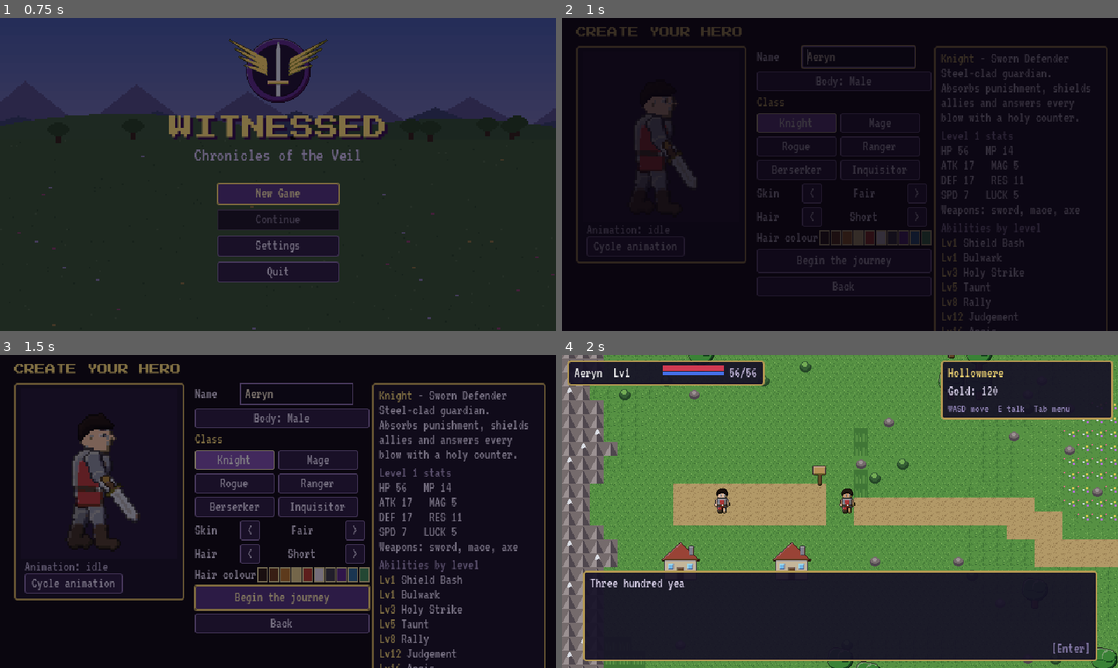
Above: before the commit, frames 1-4 (two rows, left to right).
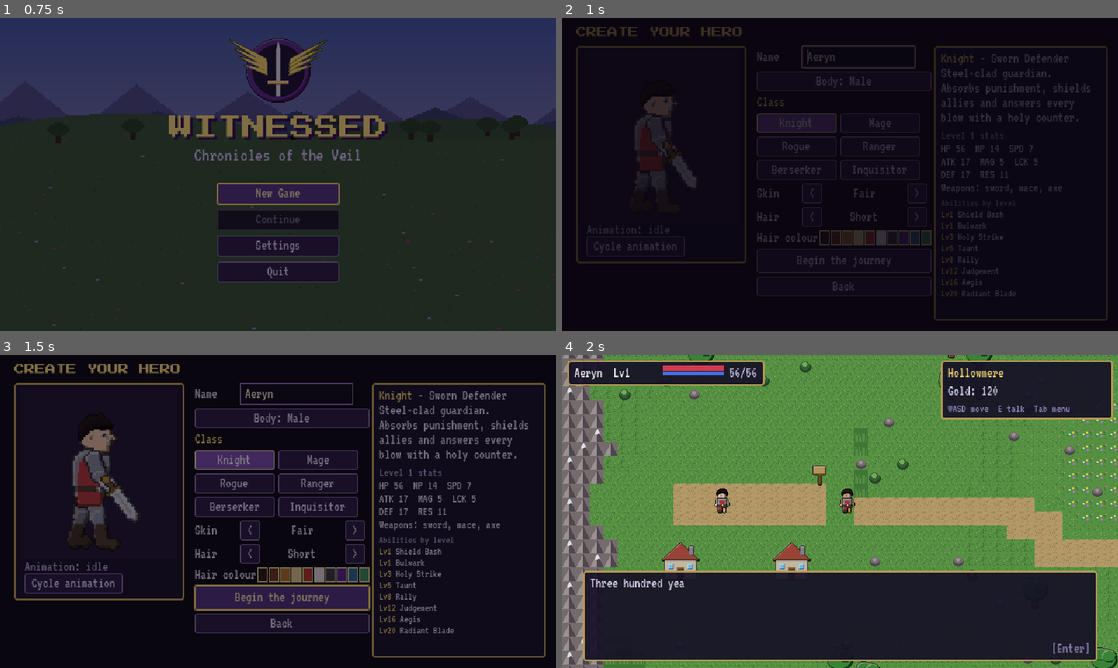
Above: after the commit, the same moments.

Repository: jacobbeebe007-ui/Witnessed---RPG
Game: Godot game, scene res://scenes/title/Title.tscn
Same seed, same stepped clock (60 frames per second), same inputs: the game is played once before the commit and once after it.
Inputs:
- Up to frame 1 (0.75 s): click "New Game" at 0.5 s
- Up to frame 2 (1 s): no input
- Up to frame 3 (1.5 s): click "Begin the journey" at 1.25 s
- Up to frame 4 (2 s): no input

Frame 1 is identical in both runs. In frame 2, 1.8% of the frame differs, in the area x 66-99%, y 36-100%; in frame 3, 3.1%; in frame 4, nothing differs.

Commit message:
Fit the class info column on the character creation screen
Co-authored-by: jacobbeebe007-ui <jacobbeebe007-ui@users.noreply.github.com>

Diff:
--- a/godot/scenes/creation/CharacterCreation.gd
+++ b/godot/scenes/creation/CharacterCreation.gd
@@ -181,14 +181,16 @@
 	_stats_label = RichTextLabel.new()
 	_stats_label.bbcode_enabled = true
 	_stats_label.fit_content = true
-	_stats_label.custom_minimum_size = Vector2(184, 90)
+	_stats_label.custom_minimum_size = Vector2(184, 70)
 	_stats_label.scroll_active = false
+	_stats_label.add_theme_font_size_override("normal_font_size", 14)
 	iv.add_child(_stats_label)
 	_skills_label = RichTextLabel.new()
 	_skills_label.bbcode_enabled = true
 	_skills_label.fit_content = true
-	_skills_label.custom_minimum_size = Vector2(184, 120)
+	_skills_label.custom_minimum_size = Vector2(184, 100)
 	_skills_label.scroll_active = false
+	_skills_label.add_theme_font_size_override("normal_font_size", 12)
 	iv.add_child(_skills_label)
 
 	hair_i = maxi(0, _hairs().find("short"))
@@ -249,13 +251,13 @@
 	var c: Dictionary = GameData.CLASSES[class_id]
 	_class_desc.text = "[color=#ffe27a]%s[/color] - [i]%s[/i]\n%s" % [GameData.class_name_for(class_id, gender), c["role"], c["desc"]]
 	var h := _preview_hero
-	_stats_label.text = "[color=#b0a0d0]Level 1 stats[/color]\nHP %d   MP %d\nATK %d   MAG %d\nDEF %d   RES %d\nSPD %d   LUCK %d\nWeapons: %s" % [
-		h.max_hp(), h.max_mp(), h.attack(), h.magic(), h.defense(), h.resistance(), h.speed(), h.luck(), ", ".join(c["weapons"])]
+	_stats_label.text = "[color=#b0a0d0]Level 1 stats[/color]\nHP %d  MP %d  SPD %d\nATK %d  MAG %d  LCK %d\nDEF %d  RES %d\nWeapons: %s" % [
+		h.max_hp(), h.max_mp(), h.speed(), h.attack(), h.magic(), h.luck(), h.defense(), h.resistance(), ", ".join(c["weapons"])]
 	var lines := "[color=#b0a0d0]Abilities by level[/color]\n"
 	for entry in c["skills"]:
 		var s: Dictionary = GameData.SKILLS[entry[1]]
 		lines += "[color=#ffe27a]Lv%d[/color] %s\n" % [int(entry[0]), s["name"]]
-	_skills_label.text = lines
+	_skills_label.text = lines.strip_edges()
 
 
 func _play_preview() -> void:
